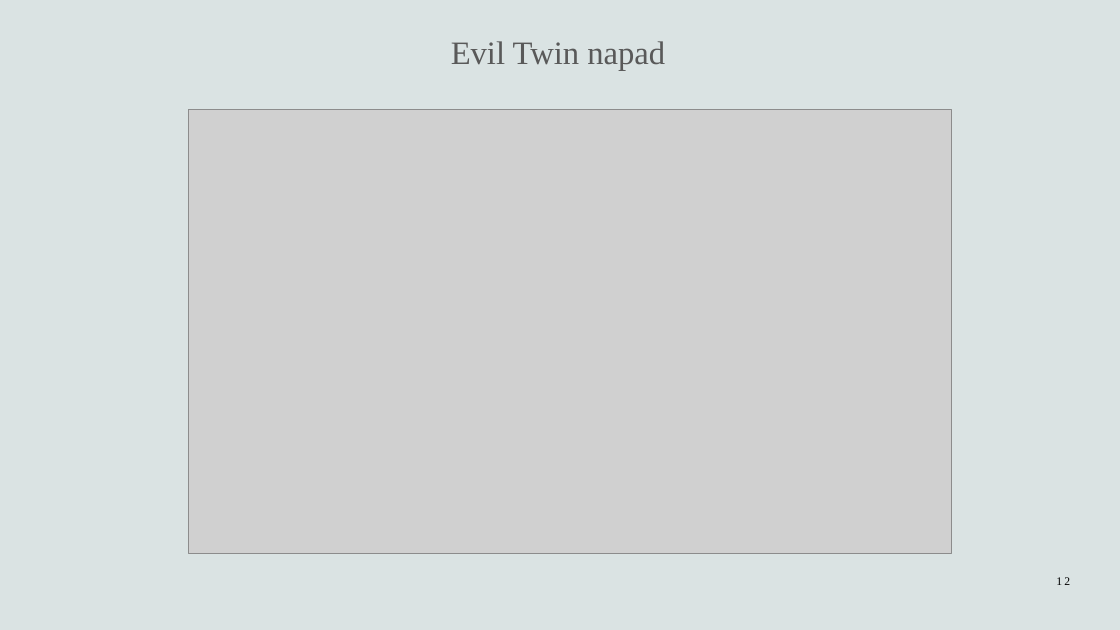
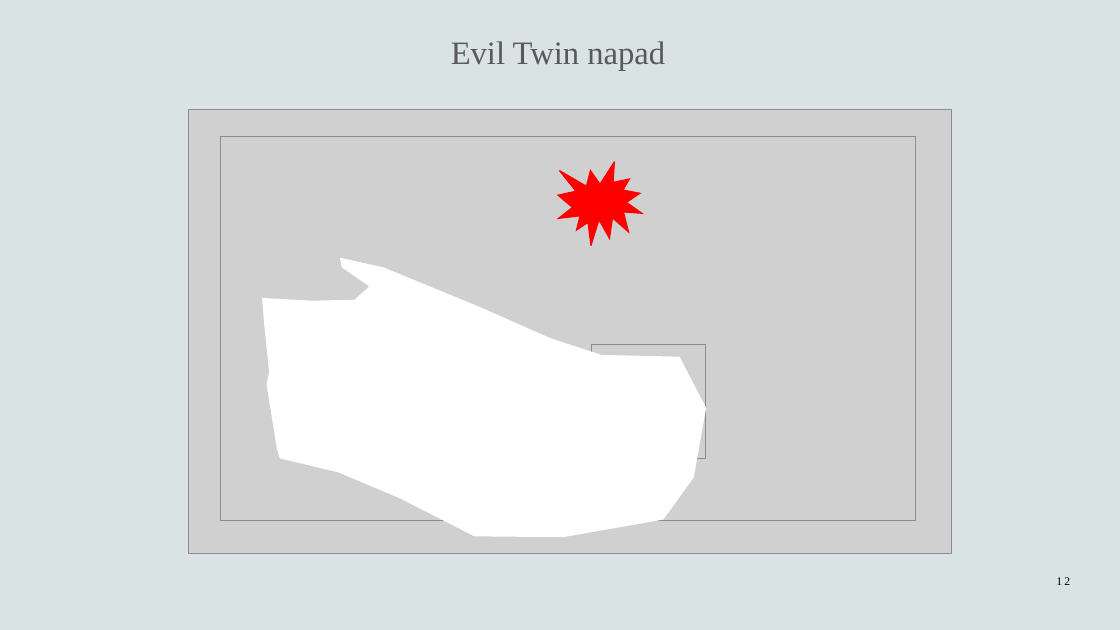
Before and after one commit to n-vojin/Zastita-tim7, a slide deck: slide 12 of Prezentacija/Prezentacija.pptx. Drawn at 1120x630 pixels with LibreOffice and Linux fonts; fonts in the diff are those of the drawing; grey boxes stand for pictures. Boxes give left, top, right and bottom in pixels: in the first picture for what was removed or moved away, otherwise in the second. Text is boxed around its words. In the diff, an @@ line names an element or a change of style, - is before the commit and + after.

```diff
--- a/Prezentacija/Prezentacija.pptx
+++ b/Prezentacija/Prezentacija.pptx
@@ picture added at (220,136,916,520) @@
@@ irregular seal added at (558,161,642,245), fill #FF0000, outline #FF0000 1 pt @@
@@ freeform shape added at (263,259,706,537), fill #FFFFFF, outline #FFFFFF 1 pt @@
@@ picture added at (592,344,706,459) @@
```
Also in this commit, not shown: 1 other slide changed, 1 slide added, 1 slide removed.
